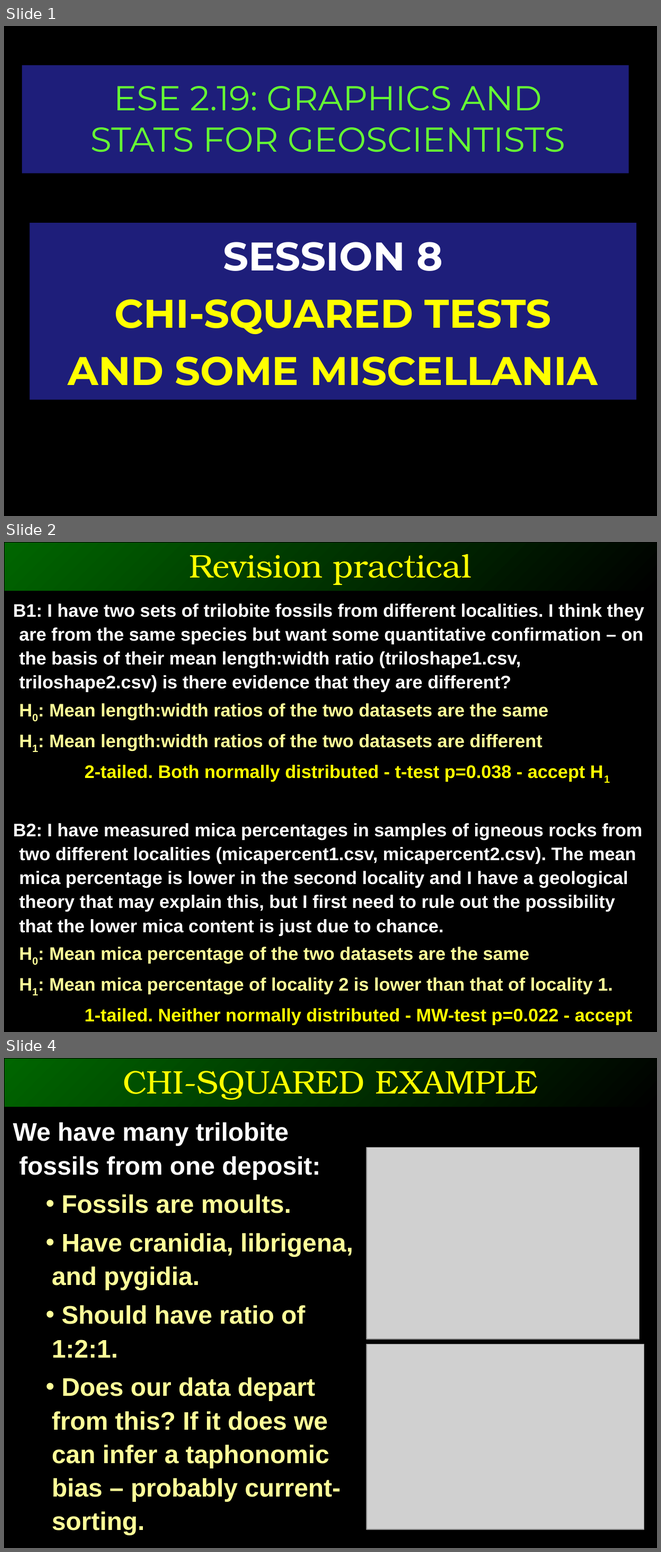
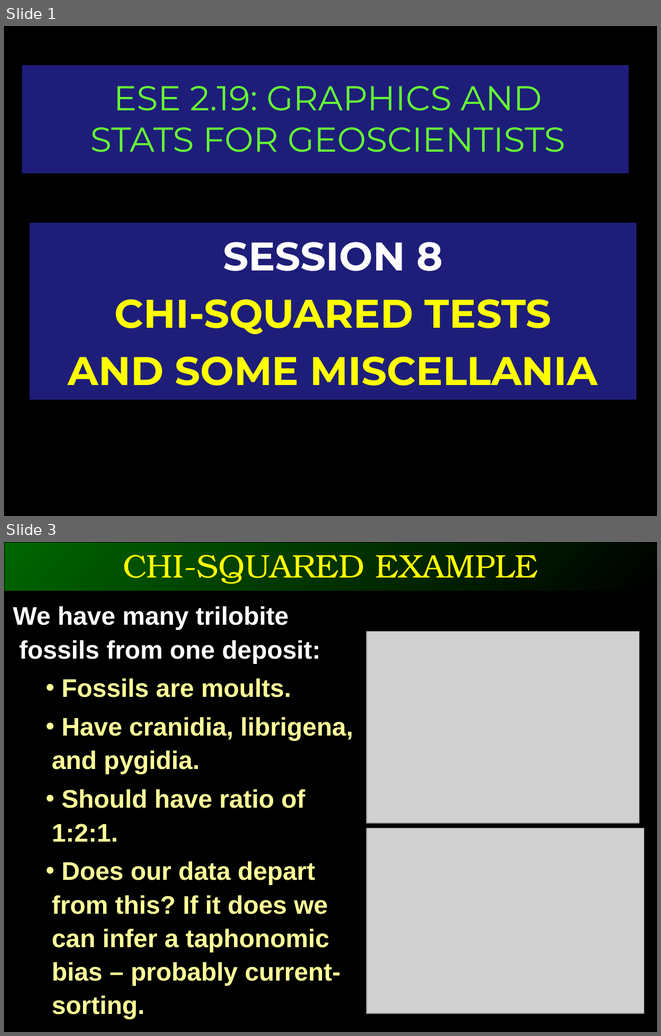
Before and after one commit to ggorman/Introduction-to-stats-for-geoscientists, a slide deck: slides/CSFG8.pptx. Shown one above the other, each under a label of ours: slides 1, 2 and 4 before the commit, slides 1 and 3 after it; the slides between them are not shown. The pictures are 661x1552 and 661x1036 pixels, drawn with LibreOffice and Linux fonts; fonts in the diff are those of the drawing; grey boxes stand for pictures; background and template pictures are left out. Boxes give left, top, right and bottom in pixels: in the first picture for what was removed or moved away, otherwise in the second. Text is boxed around its words. In the diff, an @@ line names an element or a change of style, - is before the commit and + after.

```diff
--- a/slides/CSFG8.pptx
+++ b/slides/CSFG8.pptx
@@ slide 2 removed at (x1=4, y1=542, x2=657, y2=1032), background #000000 @@
@@ rectangle removed at (x1=4, y1=542, x2=657, y2=592) @@
@@ text removed at (x1=190, y1=554, x2=471, y2=585) @@
-Revision practical
@@ text removed at (x1=13, y1=603, x2=644, y2=1025) @@
-B1: I have two sets of trilobite fossils from different localities. I think they are from the same species but want some quantitative confirmation – on the basis of their mean length:width ratio (triloshape1.csv, triloshape2.csv) is there evidence that they are different?
-H0: Mean length:width ratios of the two datasets are the same
-H1: Mean length:width ratios of the two datasets are different
-2-tailed. Both normally distributed - t-test p=0.038 - accept H1
-B2: I have measured mica percentages in samples of igneous rocks from two different localities (micapercent1.csv, micapercent2.csv). The mean mica percentage is lower in the second locality and I have a geological theory that may explain this, but I first need to rule out the possibility that the lower mica content is just due to chance.
-H0: Mean mica percentage of the two datasets are the same
-H1: Mean mica percentage of locality 2 is lower than that of locality 1.
-1-tailed. Neither normally distributed - MW-test p=0.022 - accept H1
@@ what was slide 4 is now slide 3 @@
```
Also in this commit, not shown: 3 slides changed, 3 other files.
